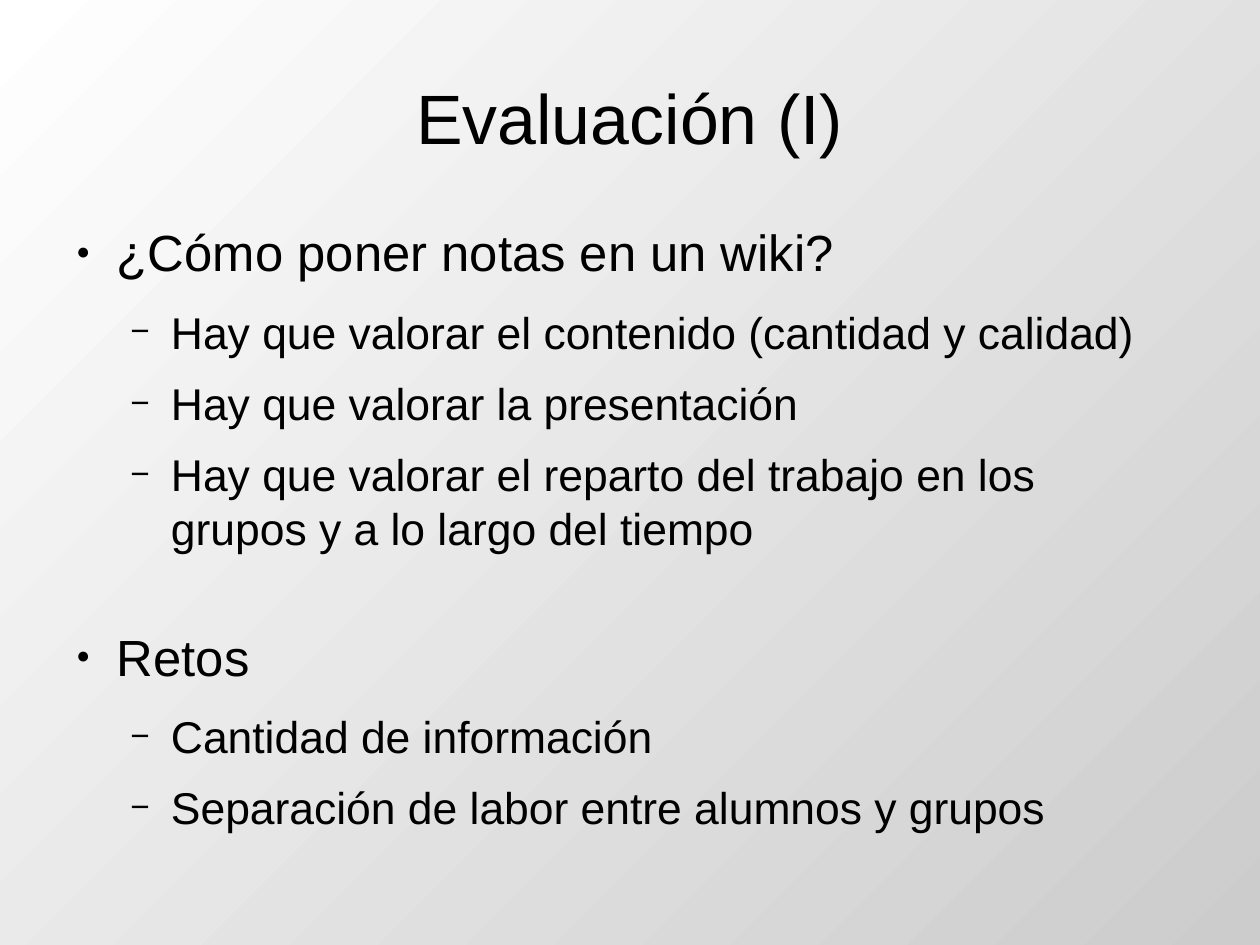
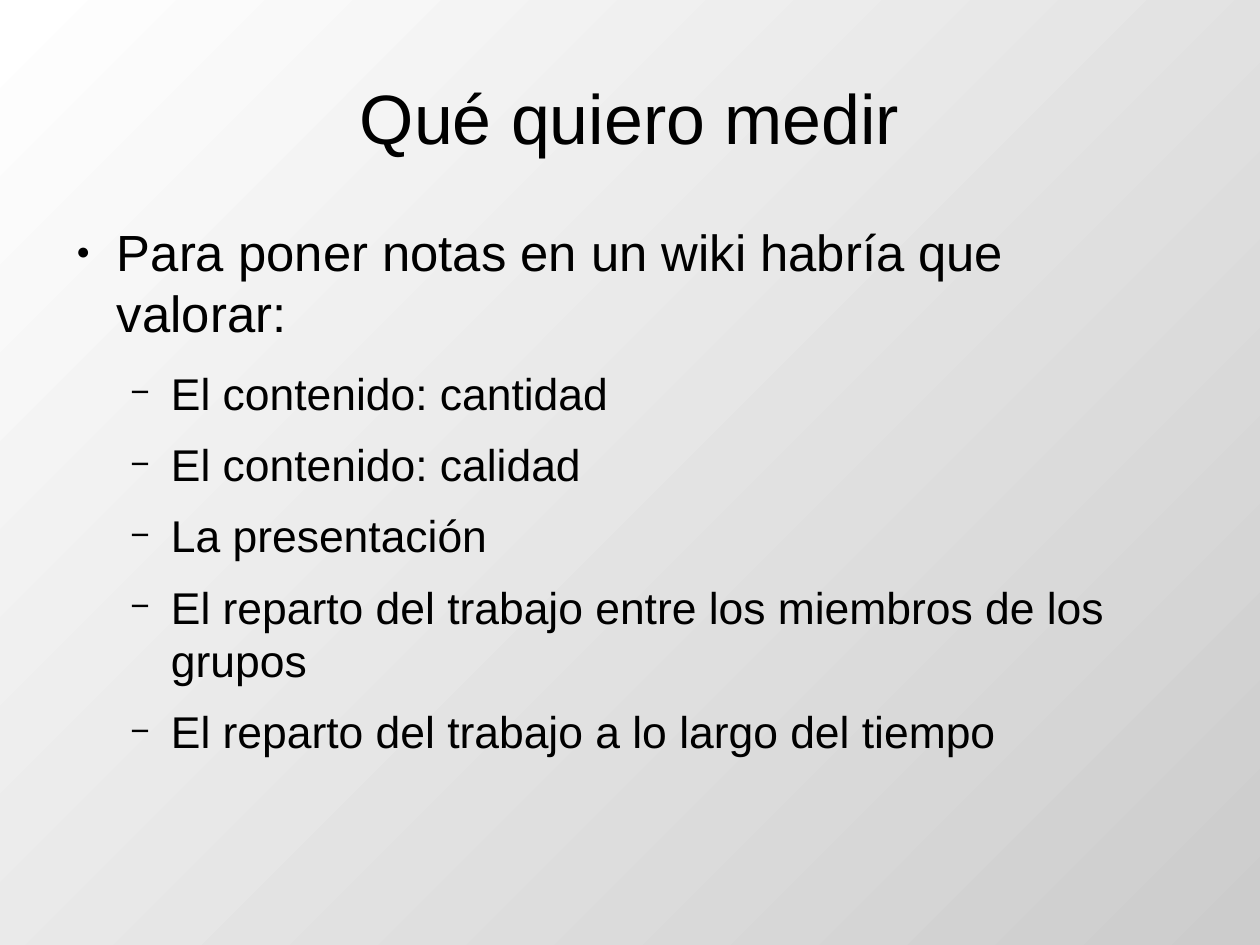
Before and after one commit to DrPantera/wikis4education, a slide deck: slide 4 of uca-2013_07/tema-5-EvaluacionWikis.odp. Drawn at 1260x945 pixels with LibreOffice and Linux fonts; fonts in the diff are those of the drawing. Boxes give left, top, right and bottom in pixels: in the first picture for what was removed or moved away, otherwise in the second. Text is boxed around its words. In the diff, an @@ line names an element or a change of style, - is before the commit and + after.

```diff
--- a/uca-2013_07/tema-5-EvaluacionWikis.odp
+++ b/uca-2013_07/tema-5-EvaluacionWikis.odp
@@ title at (360, 92, 900, 157): text changed @@
-Evaluación (I)
+Qué quiero medir
@@ text at (117, 233, 1104, 758): text changed @@
-● ¿Cómo poner notas en un wiki?
-  − Hay que valorar el contenido (cantidad y calidad)
-  − Hay que valorar la presentación
-  − Hay que valorar el reparto del trabajo en los grupos y a lo largo del tiempo
-● Retos
-  − Cantidad de información
-  − Separación de labor entre alumnos y grupos
+● Para poner notas en un wiki habría que valorar:
+  − El contenido: cantidad
+  − El contenido: calidad
+  − La presentación
+  − El reparto del trabajo entre los miembros de los grupos
+  − El reparto del trabajo a lo largo del tiempo
```
Also in this commit, not shown: 3 other slides changed, 5 slides added, 2 other files.
